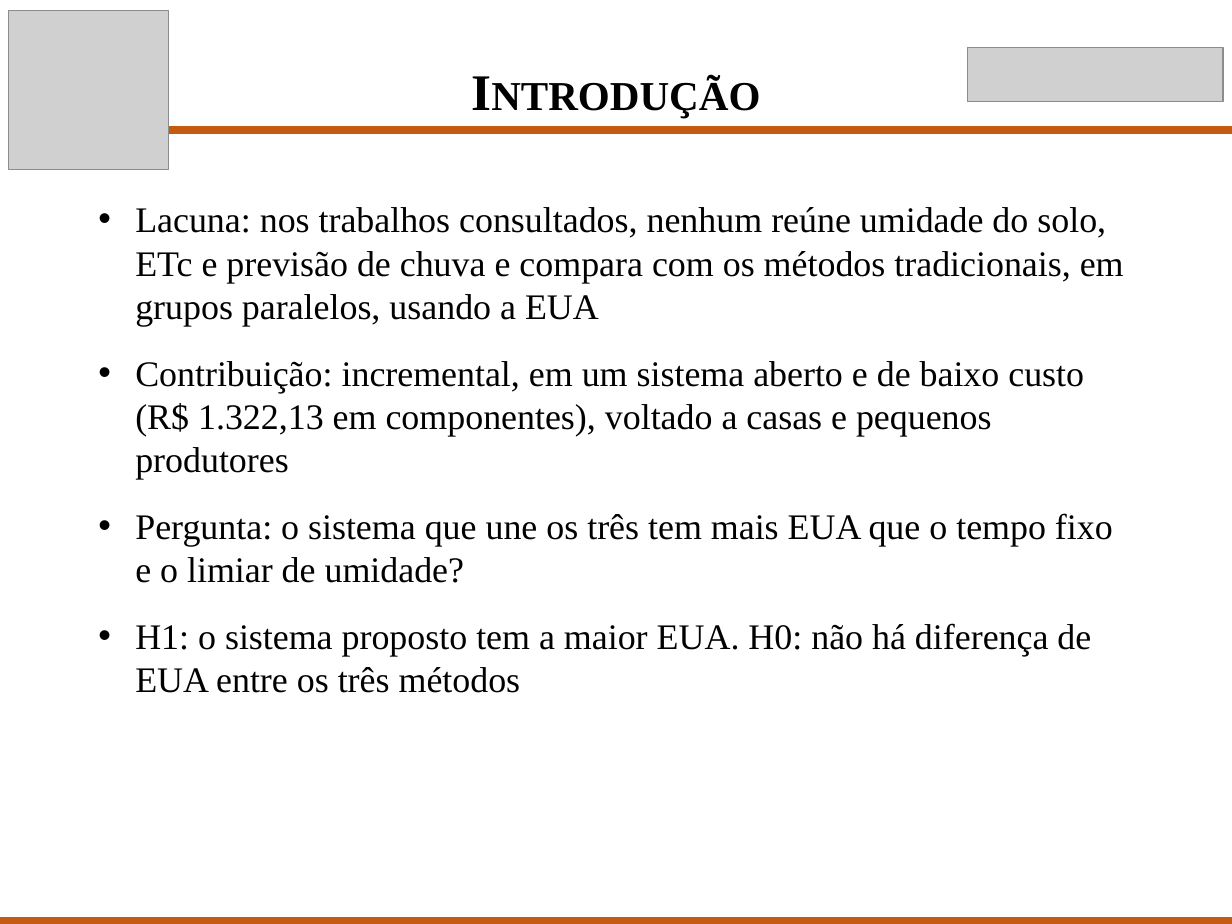
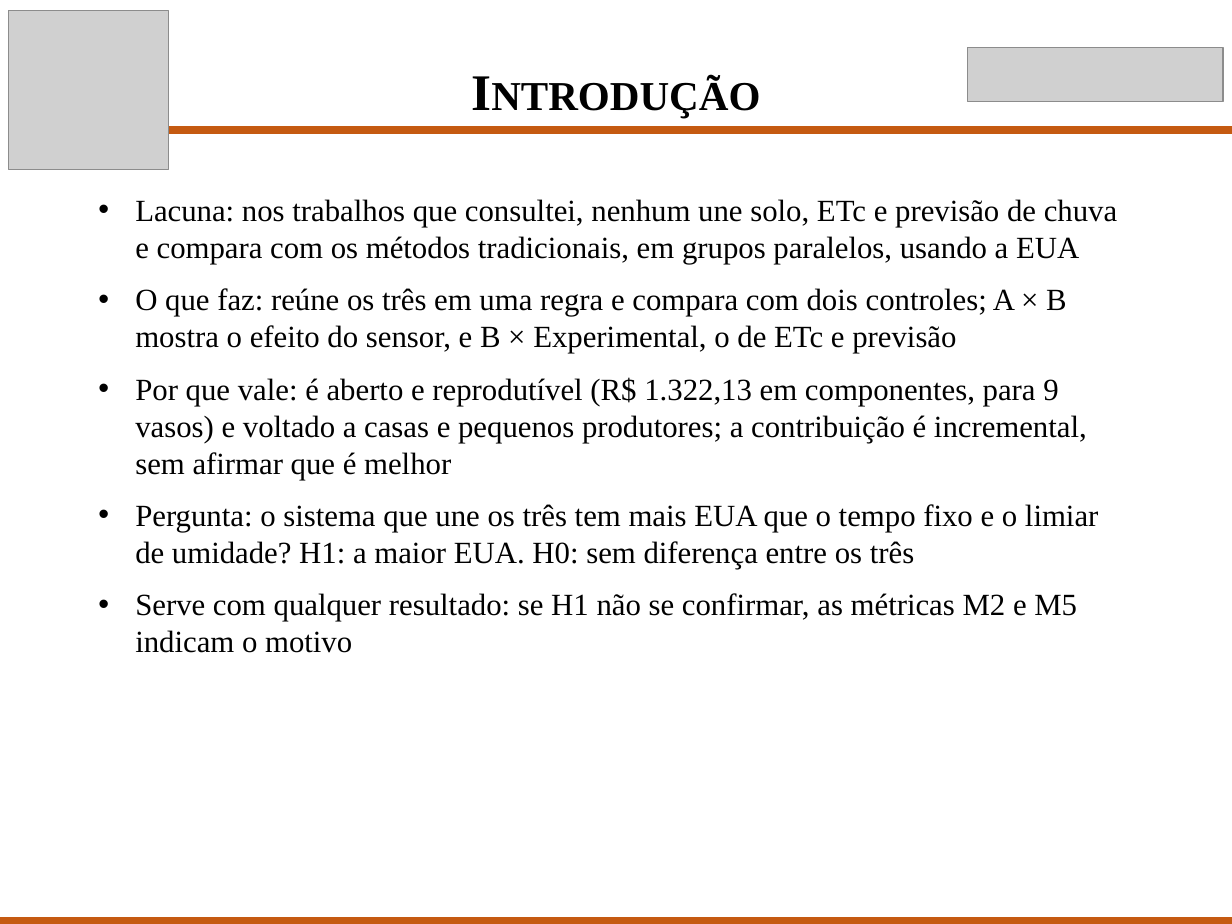
Before and after one commit to Scaglia05/irrigacao-inteligente, a slide deck: slide 4 of docs/p2/Apresentacao_TCC_P2.pptx. Drawn at 1232x924 pixels with LibreOffice and Linux fonts; fonts in the diff are those of the drawing; grey boxes stand for pictures. Boxes give left, top, right and bottom in pixels: in the first picture for what was removed or moved away, otherwise in the second. Text is boxed around its words. In the diff, an @@ line names an element or a change of style, - is before the commit and + after.

Commit message:
Slide 4: argumento de valor do trabalho
O slide passa a mostrar a lacuna, o que o trabalho faz (A x B isola o sensor; B x Experimental isola ETc e previsão), por que vale (aberto e reprodutível, contribuição incremental, sem afirmar que é melhor) e a pergunta com H1 e H0, e que o resultado serve nos dois casos. A nota do apresentador traz as respostas curtas para as perguntas esperadas.

```diff
--- a/docs/p2/Apresentacao_TCC_P2.pptx
+++ b/docs/p2/Apresentacao_TCC_P2.pptx
@@ text at (135, 199, 1117, 653): text changed; size 21 to 18 pt @@
-• Lacuna: nos trabalhos consultados, nenhum reúne umidade do solo, ETc e previsão de chuva e compara com os métodos tradicionais, em grupos paralelos, usando a EUA
-• Contribuição: incremental, em um sistema aberto e de baixo custo (R$ 1.322,13 em componentes), voltado a casas e pequenos produtores
-• Pergunta: o sistema que une os três tem mais EUA que o tempo fixo e o limiar de umidade?
-• H1: o sistema proposto tem a maior EUA. H0: não há diferença de EUA entre os três métodos
+• Lacuna: nos trabalhos que consultei, nenhum une solo, ETc e previsão de chuva e compara com os métodos tradicionais, em grupos paralelos, usando a EUA
+• O que faz: reúne os três em uma regra e compara com dois controles; A × B mostra o efeito do sensor, e B × Experimental, o de ETc e previsão
+• Por que vale: é aberto e reprodutível (R$ 1.322,13 em componentes, para 9 vasos) e voltado a casas e pequenos produtores; a contribuição é incremental, sem afirmar que é melhor
+• Pergunta: o sistema que une os três tem mais EUA que o tempo fixo e o limiar de umidade? H1: a maior EUA. H0: sem diferença entre os três
+• Serve com qualquer resultado: se H1 não se confirmar, as métricas M2 e M5 indicam o motivo
```
Also in this commit, not shown: 1 other file.
